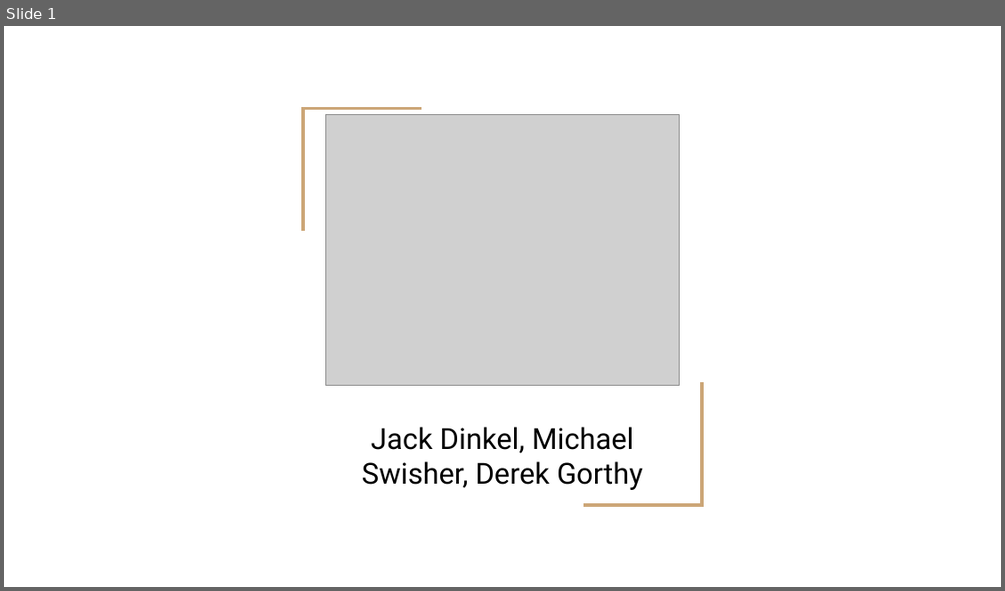
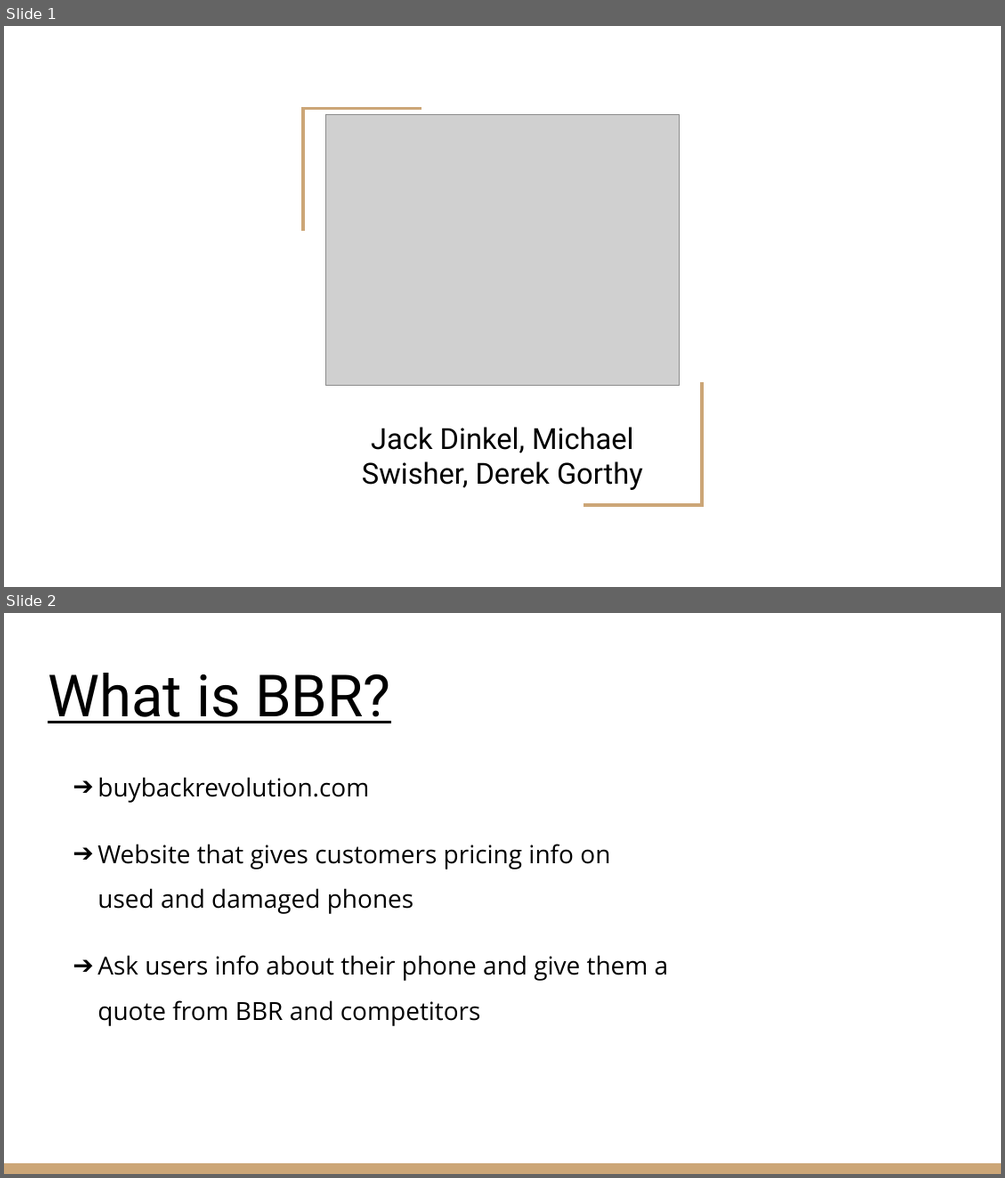
Before and after one commit to JackDinkel/SoftwareDevProject, a slide deck: Documents/Reports/BuyBackRevolution_Part5.pptx. Shown one above the other, each under a label of ours: slide 1 before the commit, slides 1 and 2 after it. The pictures are 1005x591 and 1005x1178 pixels, drawn with LibreOffice and Linux fonts; fonts in the diff are those of the drawing; grey boxes stand for pictures. Boxes give left, top, right and bottom in pixels: in the first picture for what was removed or moved away, otherwise in the second. Text is boxed around its words. In the diff, an @@ line names an element or a change of style, - is before the commit and + after.

```diff
--- a/Documents/Reports/BuyBackRevolution_Part5.pptx
+++ b/Documents/Reports/BuyBackRevolution_Part5.pptx
@@ slide 2 added at [4,613,1001,1174], background #FFFFFF @@
@@ title added at [48,673,391,723], 42 pt, text #000000, underline @@
+What is BBR?
@@ text added at [97,777,669,1026], 18 pt, text #000000 @@
+➔ buybackrevolution.com
+➔ Website that gives customers pricing info on used and damaged phones
+➔ Ask users info about their phone and give them a quote from BBR and competitors
@@ rectangle added at [4,1163,1001,1174], fill #CCA677 @@
```
Also in this commit, not shown: 2 other slides added, 1 slide removed, 1 other file.
